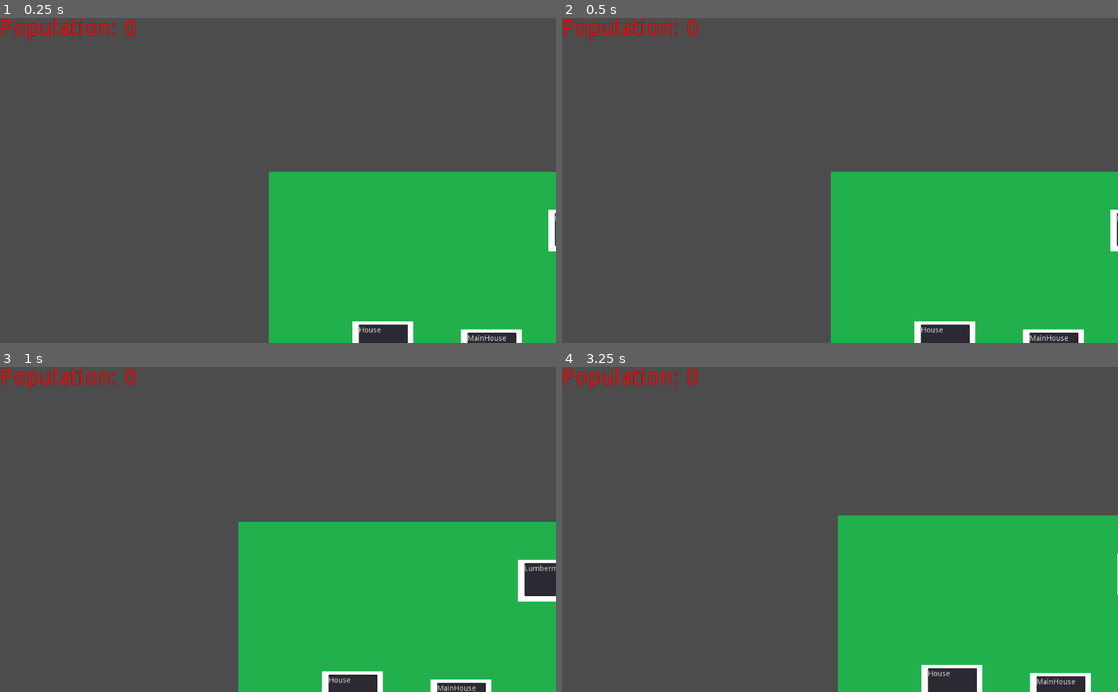
Above: before the commit, frames 1-4 (two rows, left to right).
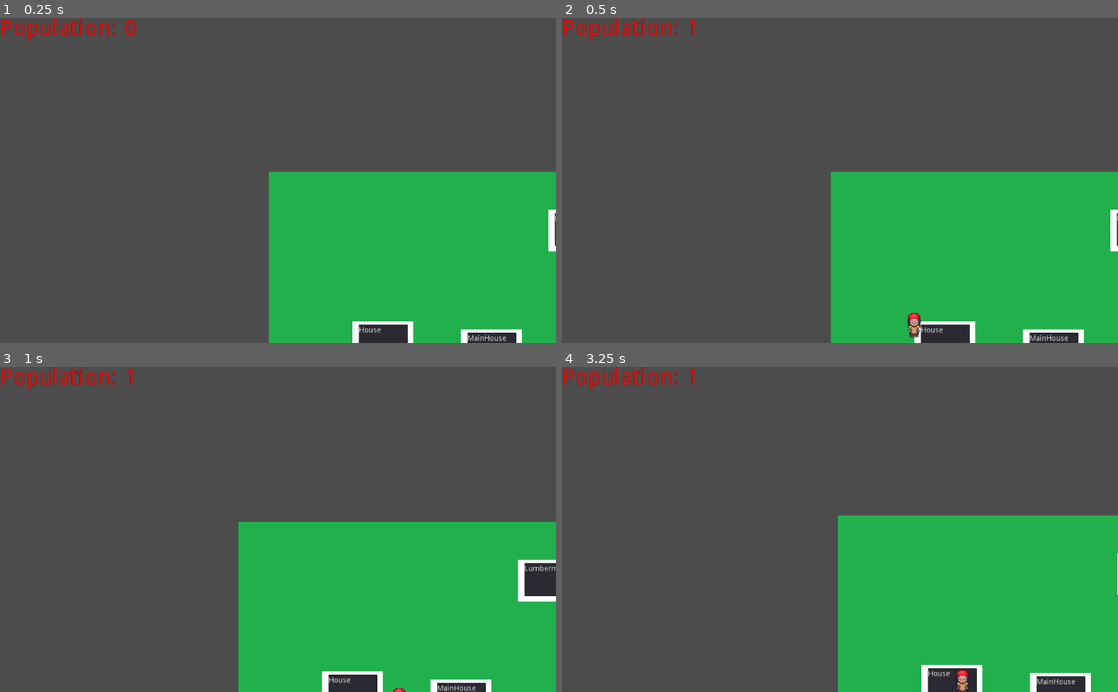
Above: after the commit, the same moments.

Repository: JakubMifek/snooper
Game: Godot game, scene res://scenes/Game.tscn
The game is run twice, just before and just after one commit, with the same random seed, the same clock (stepped at 60 frames per second) and the same inputs.
Inputs (mouse positions are in pixels of both pictures, inside the frame that each line leads up to):
- Up to frame 1 (0.25 s): no input
- Up to frame 2 (0.5 s): no input
- Up to frame 3 (1 s): tap Enter at 0.5 s; move the mouse to (305, 529) at 0.52 s
- Up to frame 4 (3.25 s): tap Space at 1.25, 2.75 s; move the mouse to (812, 529) at 1.27 s; tap Enter at 2 s; move the mouse to (851, 523) at 2.02 s; move the mouse to (834, 536) at 2.77 s

Frame 1 is identical in both runs. In frame 2, 0.2% of the frame differs, in the area x 22-65%, y 0-99%; in frame 3, less than 0.1%; in frame 4, 0.2%.

Commit message:
Farmers are now moving from one house to another

Diff:
--- a/Snooper/people/farmer.tscn
+++ b/Snooper/people/farmer.tscn
@@ -1,6 +1,7 @@
-[gd_scene load_steps=6 format=2]
+[gd_scene load_steps=7 format=2]
 
-[ext_resource path="res://people/sprites/Patreon sprites 1/15.png" type="Texture" id=1]
+[ext_resource path="res://scripts/Citizen.gd" type="Script" id=1]
+[ext_resource path="res://people/sprites/Patreon sprites 1/15.png" type="Texture" id=2]
 
 [sub_resource type="Animation" id=1]
 resource_name = "move_down"
@@ -71,9 +72,10 @@
 }
 
 [node name="KinematicBody2D" type="KinematicBody2D"]
+script = ExtResource( 1 )
 
 [node name="Sprite" type="Sprite" parent="."]
-texture = ExtResource( 1 )
+texture = ExtResource( 2 )
 vframes = 4
 hframes = 4
 
--- a/Snooper/scenes/Village.gd
+++ b/Snooper/scenes/Village.gd
@@ -1,15 +1,18 @@
 extends Node2D
 
 
-onready var citizen = preload("res://scenes/citizen/Citizen.tscn")
+onready var citizen = preload("res://people/farmer.tscn")
 
+var houses
+
+func _ready():
+	houses = get_tree().get_nodes_in_group("houses")
 
 func spawnCitizen():
 	var newCitizen = citizen.instance()
-	# newCitizen.position = homeLocations[0]
+	newCitizen.position = houses[0].position
 
-	# print(newCitizen.houseLocation)
-	# newCitizen.houseLocation = homeLocations[0]
-	# newCitizen.occupationLocation = homeLocations[1]
+	newCitizen.houseLocation = houses[0].position
+	newCitizen.occupationLocation = houses[1].position
 
-	# get_tree().get_root().add_child(newCitizen)
+	get_tree().get_root().add_child(newCitizen)
--- a/Snooper/scenes/Village.tscn
+++ b/Snooper/scenes/Village.tscn
@@ -1,37 +1,43 @@
-[gd_scene load_steps=8 format=2]
+[gd_scene load_steps=9 format=2]
 
-[ext_resource path="res://images/backgrounds/greeen.jpg" type="Texture" id=1]
-[ext_resource path="res://scenes/buildings/MainHouse.tscn" type="PackedScene" id=2]
-[ext_resource path="res://scenes/buildings/Quarry.tscn" type="PackedScene" id=3]
-[ext_resource path="res://scenes/buildings/Lumbermill.tscn" type="PackedScene" id=4]
-[ext_resource path="res://scenes/buildings/Storage.tscn" type="PackedScene" id=5]
-[ext_resource path="res://scenes/buildings/Farm.tscn" type="PackedScene" id=6]
-[ext_resource path="res://scenes/buildings/House.tscn" type="PackedScene" id=7]
+[ext_resource path="res://scenes/Village.gd" type="Script" id=1]
+[ext_resource path="res://images/backgrounds/greeen.jpg" type="Texture" id=2]
+[ext_resource path="res://scenes/buildings/MainHouse.tscn" type="PackedScene" id=3]
+[ext_resource path="res://scenes/buildings/Quarry.tscn" type="PackedScene" id=4]
+[ext_resource path="res://scenes/buildings/Lumbermill.tscn" type="PackedScene" id=5]
+[ext_resource path="res://scenes/buildings/Storage.tscn" type="PackedScene" id=6]
+[ext_resource path="res://scenes/buildings/Farm.tscn" type="PackedScene" id=7]
+[ext_resource path="res://scenes/buildings/House.tscn" type="PackedScene" id=8]
 
 [node name="Node2D" type="Node2D"]
+script = ExtResource( 1 )
 
 [node name="greeen" type="Sprite" parent="."]
 position = Vector2( 535.063, 305.141 )
 scale = Vector2( 2.29803, 1.78222 )
-texture = ExtResource( 1 )
+texture = ExtResource( 2 )
 
-[node name="MainHouse" parent="." instance=ExtResource( 2 )]
+[node name="MainHouse" parent="." instance=ExtResource( 3 )]
 position = Vector2( 337.925, 274.95 )
 
-[node name="Masonry" parent="." instance=ExtResource( 3 )]
+[node name="Masonry" parent="." instance=ExtResource( 4 )]
 position = Vector2( 897.674, 493.849 )
 
-[node name="Lumbermill" parent="." instance=ExtResource( 4 )]
+[node name="Lumbermill" parent="." instance=ExtResource( 5 )]
 position = Vector2( 499.112, 53.7464 )
 
-[node name="Storage" parent="." instance=ExtResource( 5 )]
+[node name="Storage" parent="." instance=ExtResource( 6 )]
 position = Vector2( 703.049, 269.216 )
 
-[node name="Farm" parent="." instance=ExtResource( 6 )]
+[node name="Farm" parent="." instance=ExtResource( 7 )]
 position = Vector2( 320.659, 468.128 )
 
-[node name="House01" parent="." instance=ExtResource( 7 )]
+[node name="House01" parent="." groups=[
+"houses",
+] instance=ExtResource( 8 )]
 position = Vector2( 138.038, 259.785 )
 
-[node name="House02" parent="." instance=ExtResource( 7 )]
+[node name="House02" parent="." groups=[
+"houses",
+] instance=ExtResource( 8 )]
 position = Vector2( 565.869, 397.823 )
--- a/Snooper/scenes/citizen/Citizen.tscn
+++ /dev/null
@@ -1,13 +0,0 @@
-[gd_scene load_steps=3 format=2]
-
-[ext_resource path="res://scripts/Citizen.gd" type="Script" id=1]
-[ext_resource path="res://images/sprites/citizen_mock.png" type="Texture" id=2]
-
-
-[node name="Root" type="Node2D"]
-script = ExtResource( 1 )
-
-[node name="NPC" type="Sprite" parent="."]
-position = Vector2( 515.989, 307.475 )
-scale = Vector2( 0.1, 0.1 )
-texture = ExtResource( 2 )
--- a/Snooper/scripts/Citizen.gd
+++ b/Snooper/scripts/Citizen.gd
@@ -4,7 +4,7 @@
 	house, occupation
 }
 
-const speed = 1255.0
+const speed = 5.0
 
 var houseLocation = Vector2()
 var occupationLocation = Vector2()
--- a/Snooper/scripts/Population.gd
+++ b/Snooper/scripts/Population.gd
@@ -17,10 +17,9 @@
 		timeSinceLastSpawn = timeSinceLastSpawn - increatePopulationEveryXSeconds
 
 func _spawnCitizen():
-	pass
-	# get_node(village).spawnCitizen()
-	# currentPopulation += 1
-	# _setText()
+	get_node(village).spawnCitizen()
+	currentPopulation += 1
+	_setText()
 
 func _setText():
 	var label = get_node("Canvas/PopulationCounter")
